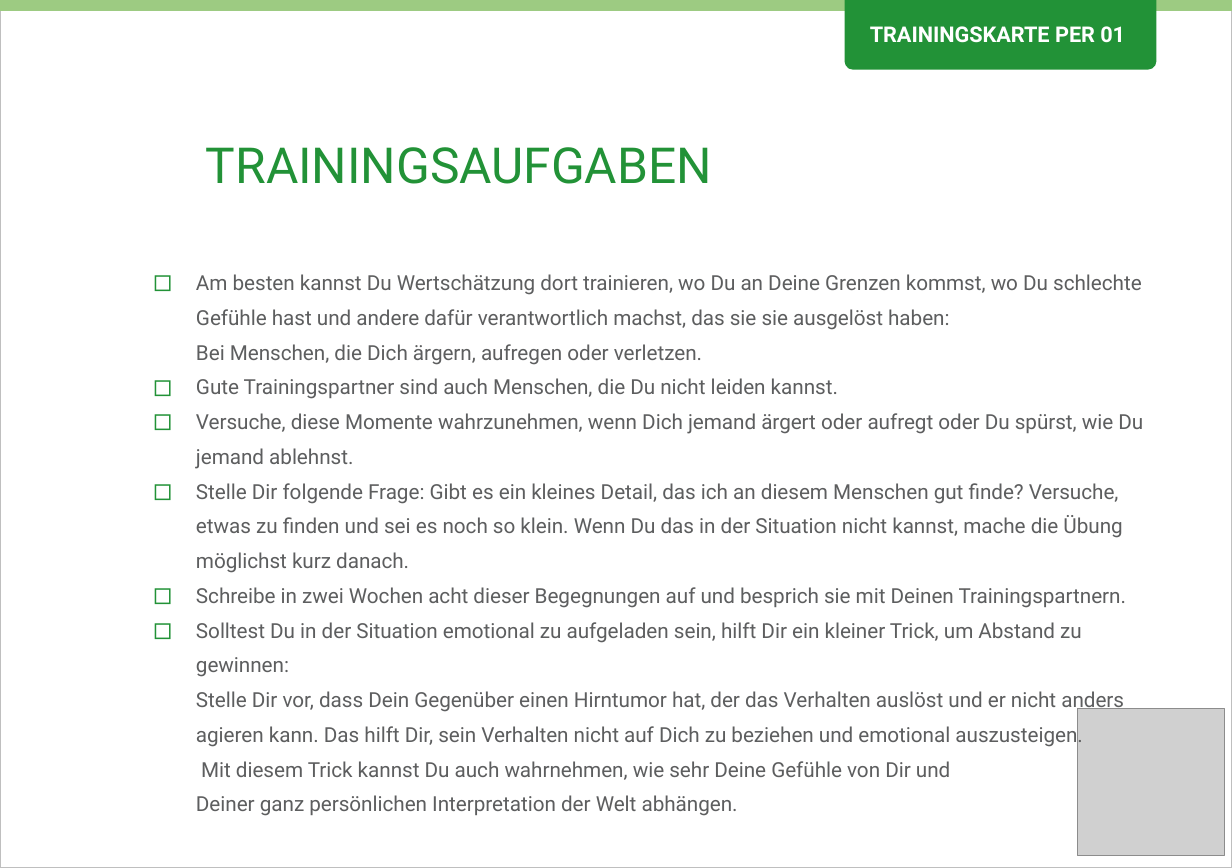
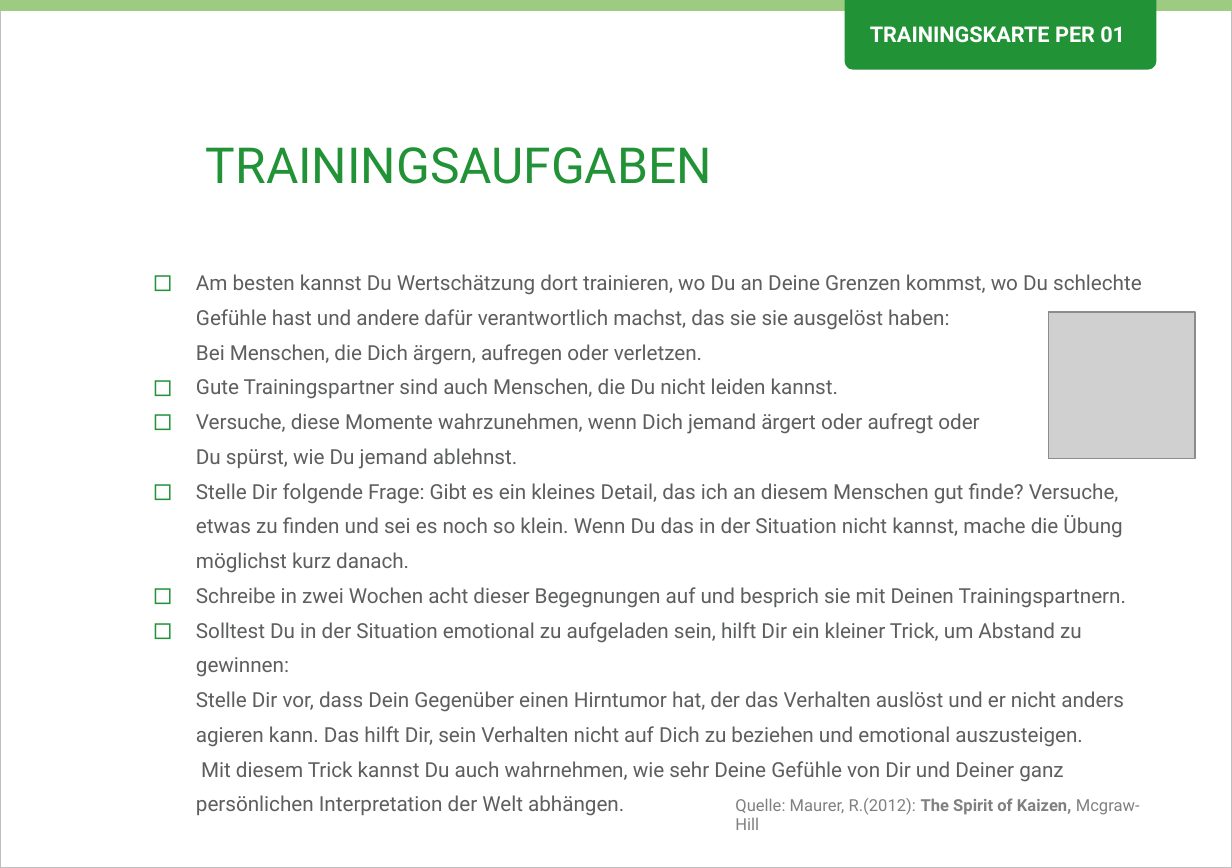
Before and after one commit to Teamtool/training-materials, a slide deck: slide 2 of emotional erwachsen/Perception (PER)/ger/apprentice/ger_PER_01_Wertschaetzung_EE_A.pptx. Drawn at 1232x868 pixels with LibreOffice and Linux fonts; fonts in the diff are those of the drawing; grey boxes stand for pictures; background and template pictures are left out. Boxes give left, top, right and bottom in pixels: in the first picture for what was removed or moved away, otherwise in the second. Text is boxed around its words. In the diff, an @@ line names an element or a change of style, - is before the commit and + after.

```diff
--- a/emotional erwachsen/Perception (PER)/ger/apprentice/ger_PER_01_Wertschaetzung_EE_A.pptx
+++ b/emotional erwachsen/Perception (PER)/ger/apprentice/ger_PER_01_Wertschaetzung_EE_A.pptx
@@ picture: place and size @@
-picture at box(1077, 709, 1225, 857)
+picture at box(1049, 311, 1196, 459)
@@ text added at box(735, 798, 1140, 830), 8 pt, text #808080 @@
+Quelle: Maurer, R.(2012): The Spirit of Kaizen, Mcgraw-Hill
```
Also in this commit, not shown: 1 other file.
